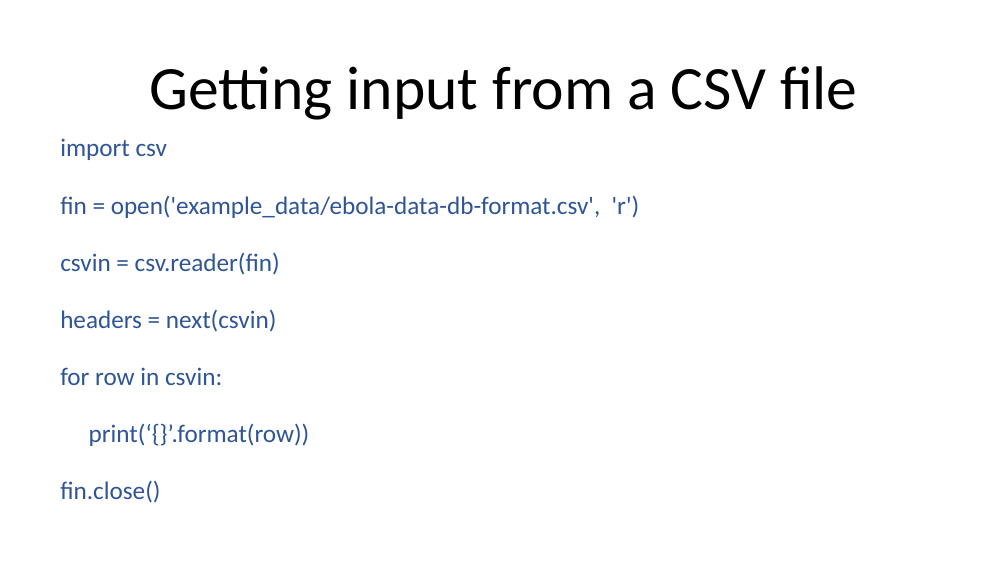
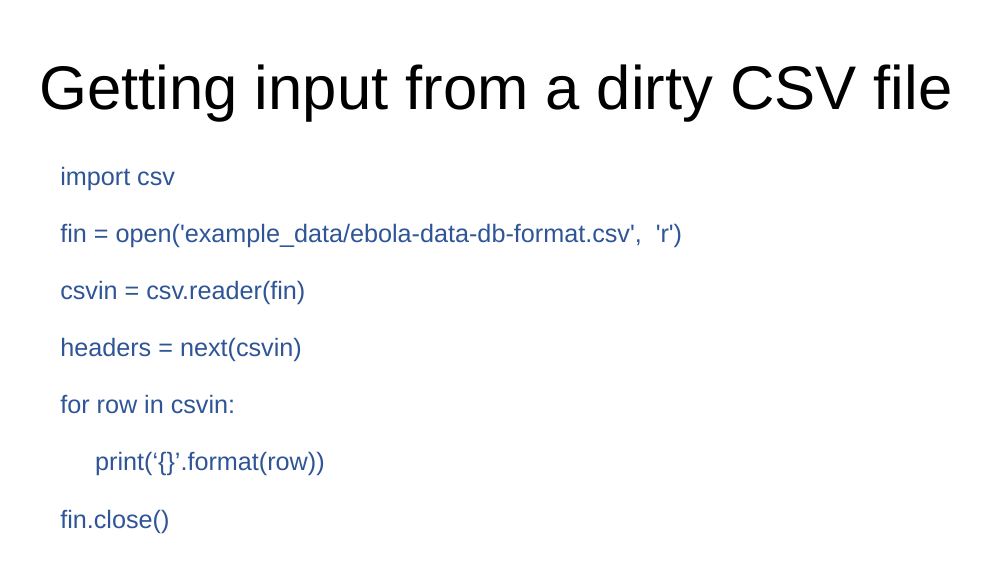
Before and after one commit to bodacea/datascienceforbeginners, a slide deck: slide 35 of Session 02 Python Basics.ppt (slide 31 before the commit). Drawn at 1008x567 pixels with LibreOffice and Linux fonts; fonts in the diff are those of the drawing. Boxes give left, top, right and bottom in pixels: in the first picture for what was removed or moved away, otherwise in the second. Text is boxed around its words. In the diff, an @@ line names an element or a change of style, - is before the commit and + after.

```diff
--- a/Session 02 Python Basics.ppt
+++ b/Session 02 Python Basics.ppt
@@ title at bbox=[39, 64, 953, 121]: text changed; font Calibri to Arial @@
-Getting input from a CSV file
+Getting input from a dirty CSV file
@@ text "import csv": place and size @@
-text "import csv" at bbox=[60, 138, 640, 503]
+text "import csv" at bbox=[60, 166, 682, 533]
@@ text "import csv" at bbox=[60, 166, 682, 533]: font Calibri to Arial @@
```
Also in this commit, not shown: 25 other slides changed, 8 slides added, 5 slides removed.
